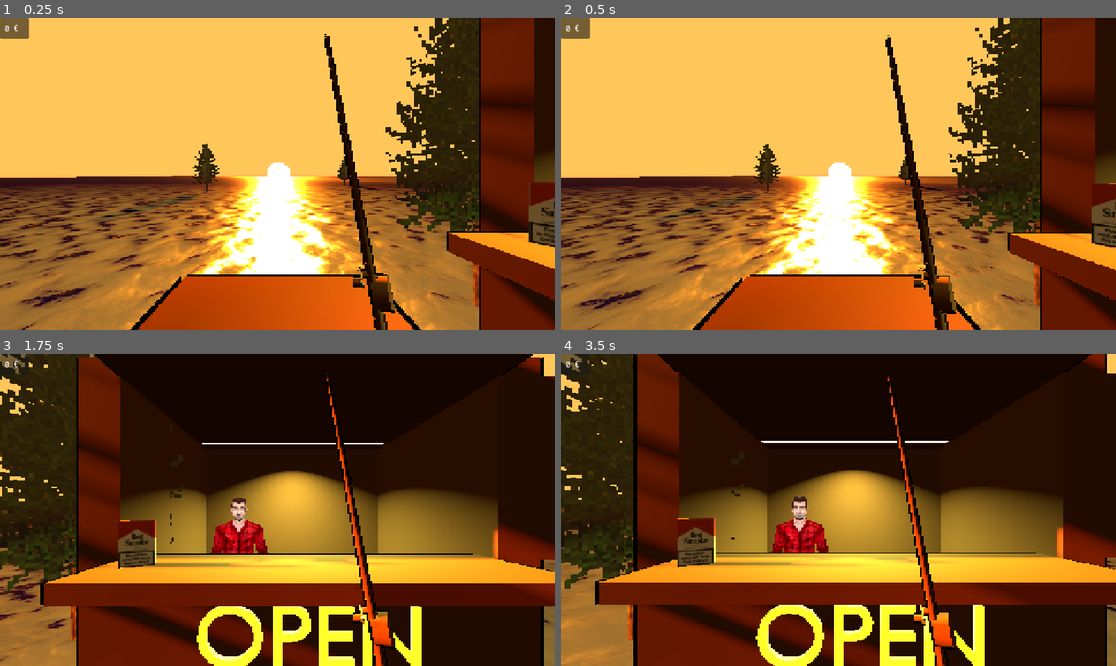
Above: before the commit, frames 1-4 (two rows, left to right).
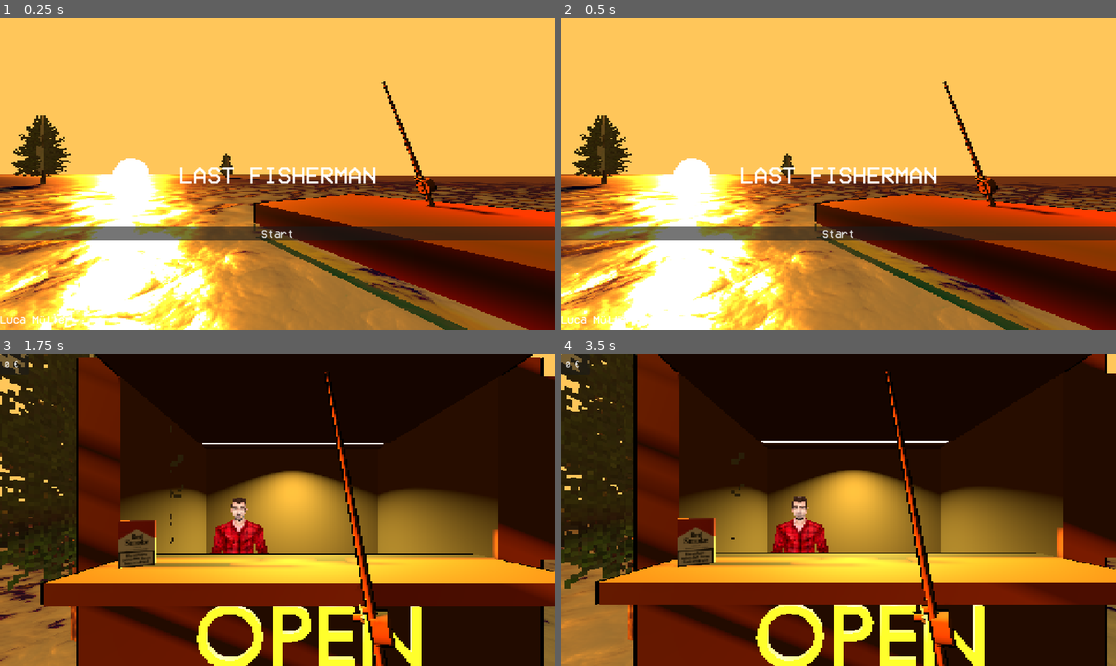
Above: after the commit, the same moments.

Repository: Zwiebelonkel/Last-Fisherman
Game: Godot game, scene res://scenes/mainMenu.tscn
Two runs of this game, one before a commit and one after it. Both use one fixed random seed, a clock stepped at 60 frames per second and the inputs below. Before the commit the project starts from res://scenes/MainScene.tscn.
Inputs (mouse positions are in pixels of both pictures, inside the frame that each line leads up to):
- Up to frame 1 (0.25 s): no input
- Up to frame 2 (0.5 s): no input
- Up to frame 3 (1.75 s): click (277, 569) at 0.5 s, where only the run after the commit has a clickable "Start"; hold Right (right) from 1.28 s (still down); hold Space (cast) from 1.28 s (still down)
- Up to frame 4 (3.5 s): release Right (right) at 2.03 s; release Space (cast) at 2.03 s; hold Left (left) 2.03-2.78 s; tap Space (cast) at 2.1 s; hold Right (right) from 2.78 s (still down); hold Space (cast) from 2.78 s (still down)

The runs differ from the first frame. In frame 1, 62% of the frame differs, in the area x 0-100%, y 0-100%; in frame 2, 62%; in frame 3, less than 0.1%; in frame 4, 0.8%.

Commit message:
mainscene

Diff:
--- a/project.godot
+++ b/project.godot
@@ -11,7 +11,7 @@
 [application]
 
 config/name="Last Fisherman"
-run/main_scene="uid://cx2sffjjdjuw5"
+run/main_scene="uid://bw5el7n36awdr"
 config/features=PackedStringArray("4.4", "Mobile")
 
 [autoload]
